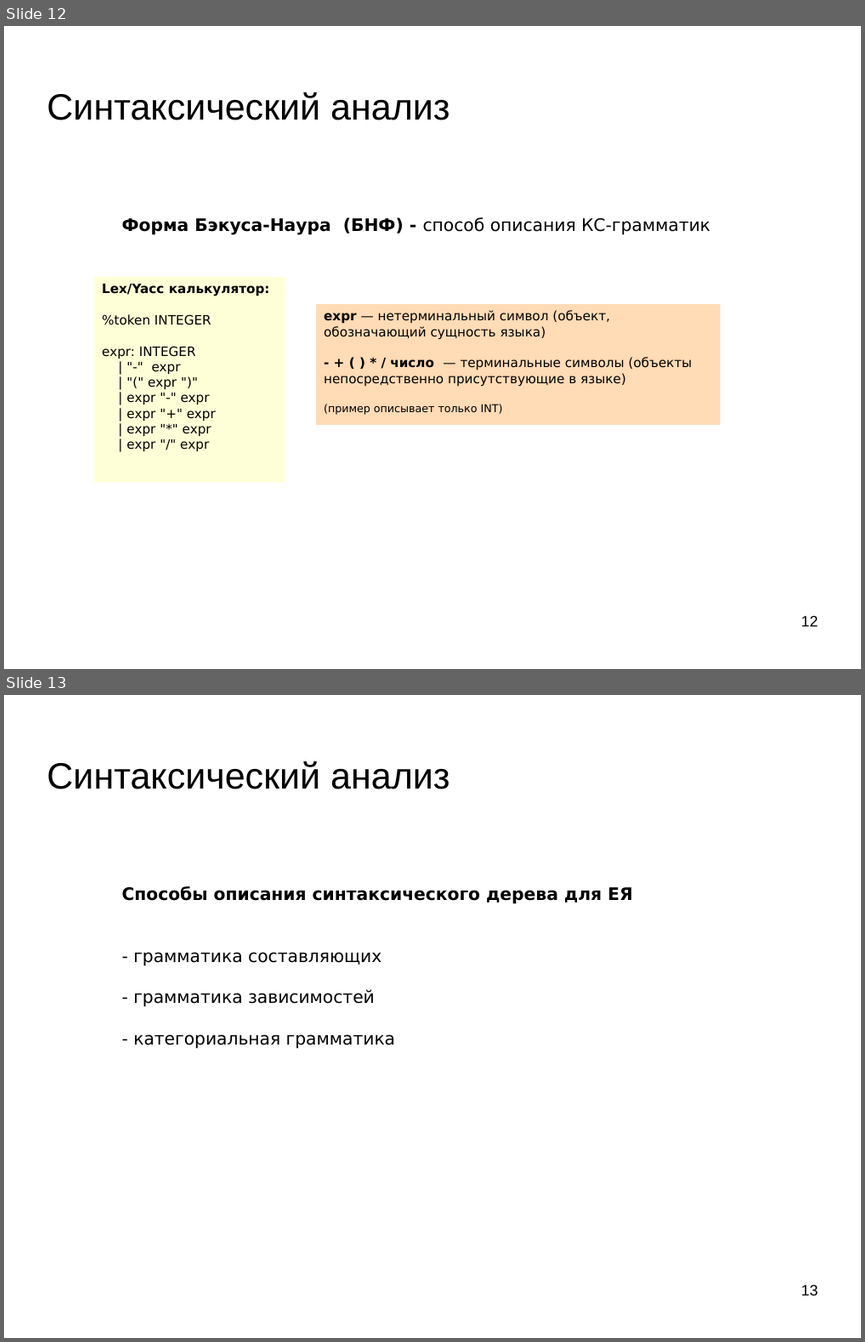
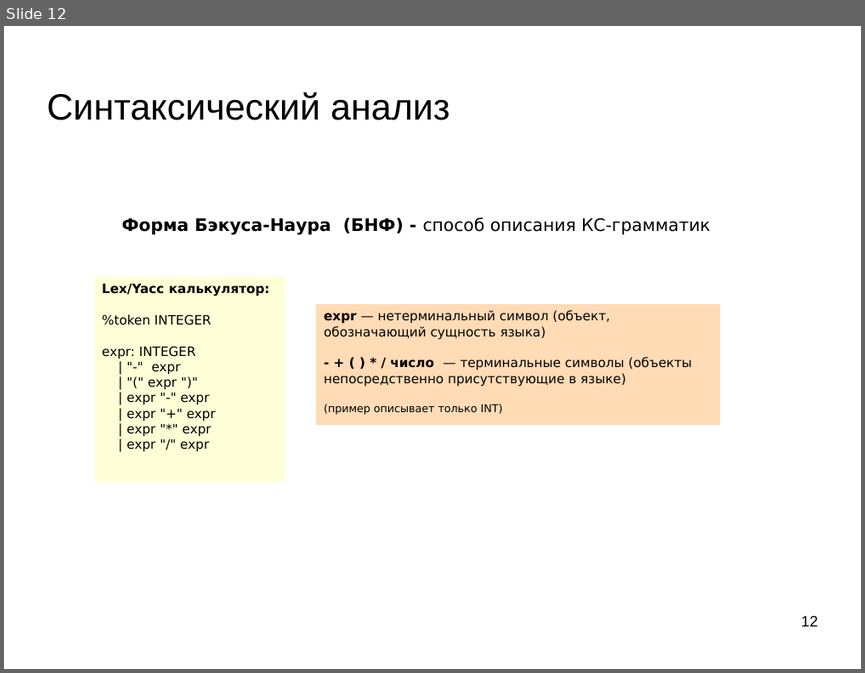
Before and after one commit to mechanoid5/ml_nlp_2022, a slide deck: 07-synt-grammar.odp. Shown one above the other, each under a label of ours: slides 12 and 13 before the commit, slide 12 after it. The pictures are 865x1342 and 865x673 pixels, drawn with LibreOffice and Linux fonts; fonts in the diff are those of the drawing; background and template pictures are left out. Boxes give left, top, right and bottom in pixels: in the first picture for what was removed or moved away, otherwise in the second. Text is boxed around its words. In the diff, an @@ line names an element or a change of style, - is before the commit and + after.

```diff
--- a/07-synt-grammar.odp
+++ b/07-synt-grammar.odp
@@ slide 13 removed at box(4, 695, 861, 1338), background picture (left out) @@
@@ title removed at box(46, 761, 450, 789) @@
-Синтаксический анализ
@@ text removed at box(122, 886, 632, 1049) @@
-Способы описания синтаксического дерева для ЕЯ
-- грамматика составляющих
-- грамматика зависимостей
-- категориальная грамматика
@@ page number removed at box(801, 1284, 818, 1295) @@
-13
```
Also in this commit, not shown: 1 slide changed, 9 slides added, 1 other file.
